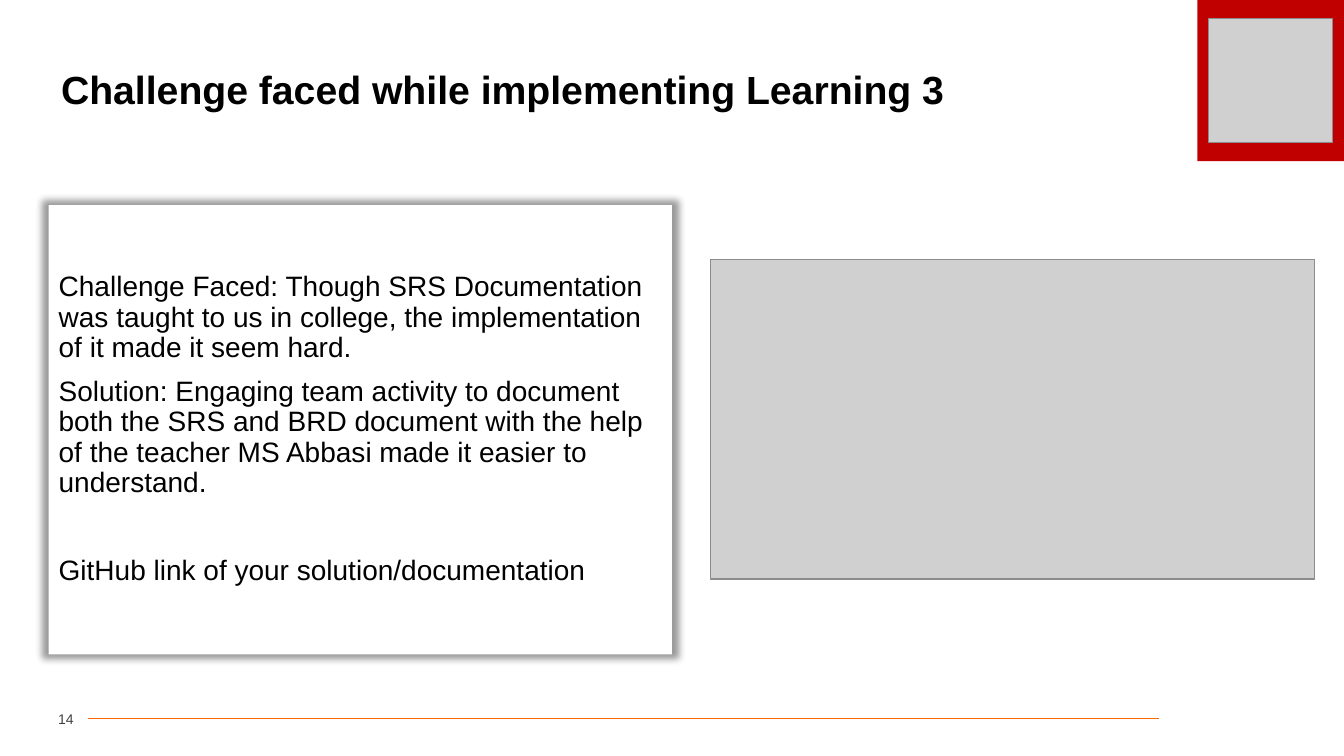
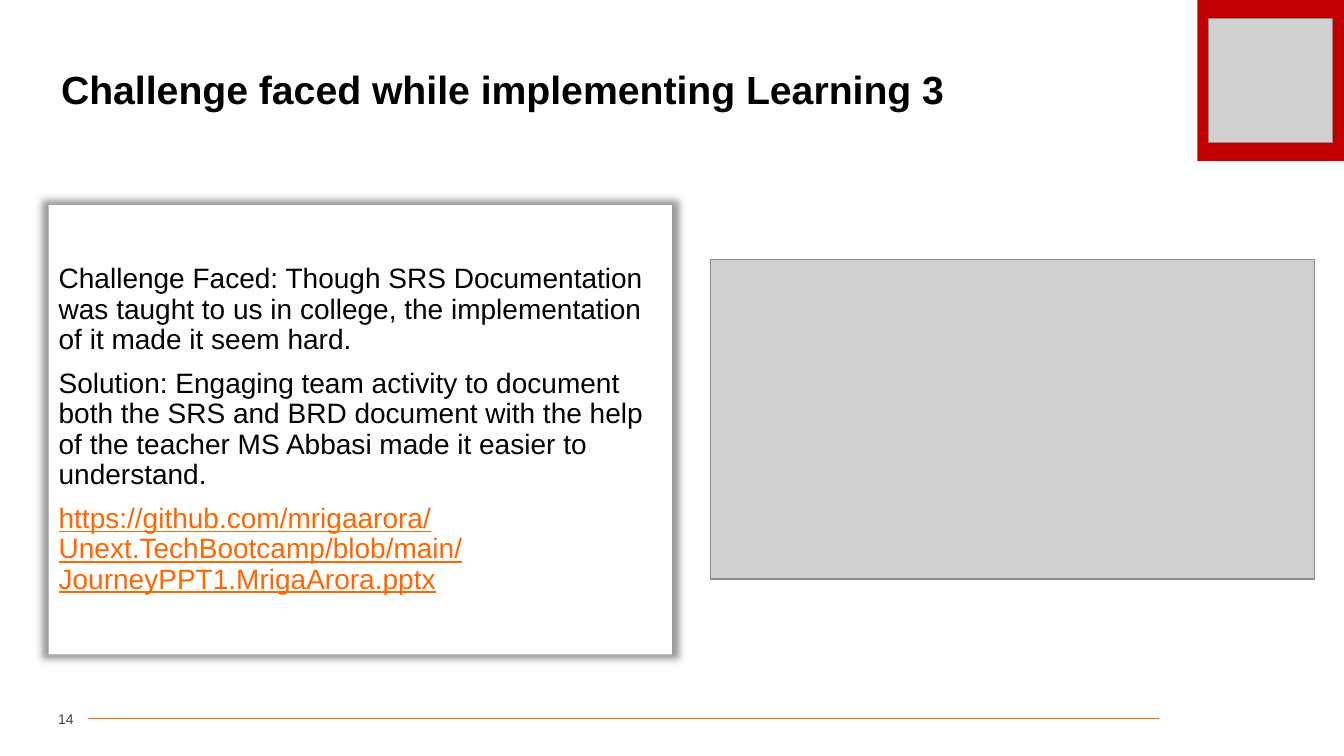
Before and after one commit to mrigaarora/Unext.TechBootcamp, a slide deck: slide 14 of JourneyPPT1.MrigaArora.pptx. Drawn at 1344x756 pixels with LibreOffice and Linux fonts; fonts in the diff are those of the drawing; grey boxes stand for pictures; background and template pictures are left out. Boxes give left, top, right and bottom in pixels: in the first picture for what was removed or moved away, otherwise in the second. Text is boxed around its words. In the diff, an @@ line names an element or a change of style, - is before the commit and + after.

```diff
--- a/JourneyPPT1.MrigaArora.pptx
+++ b/JourneyPPT1.MrigaArora.pptx
@@ text in rectangle at [59, 507, 462, 594]: text changed; text colour #000000 to #FF6600 @@
-GitHub link of your solution/documentation
+https://github.com/mrigaarora/Unext.TechBootcamp/blob/main/JourneyPPT1.MrigaArora.pptx
```
Also in this commit, not shown: 2 other slides changed.
